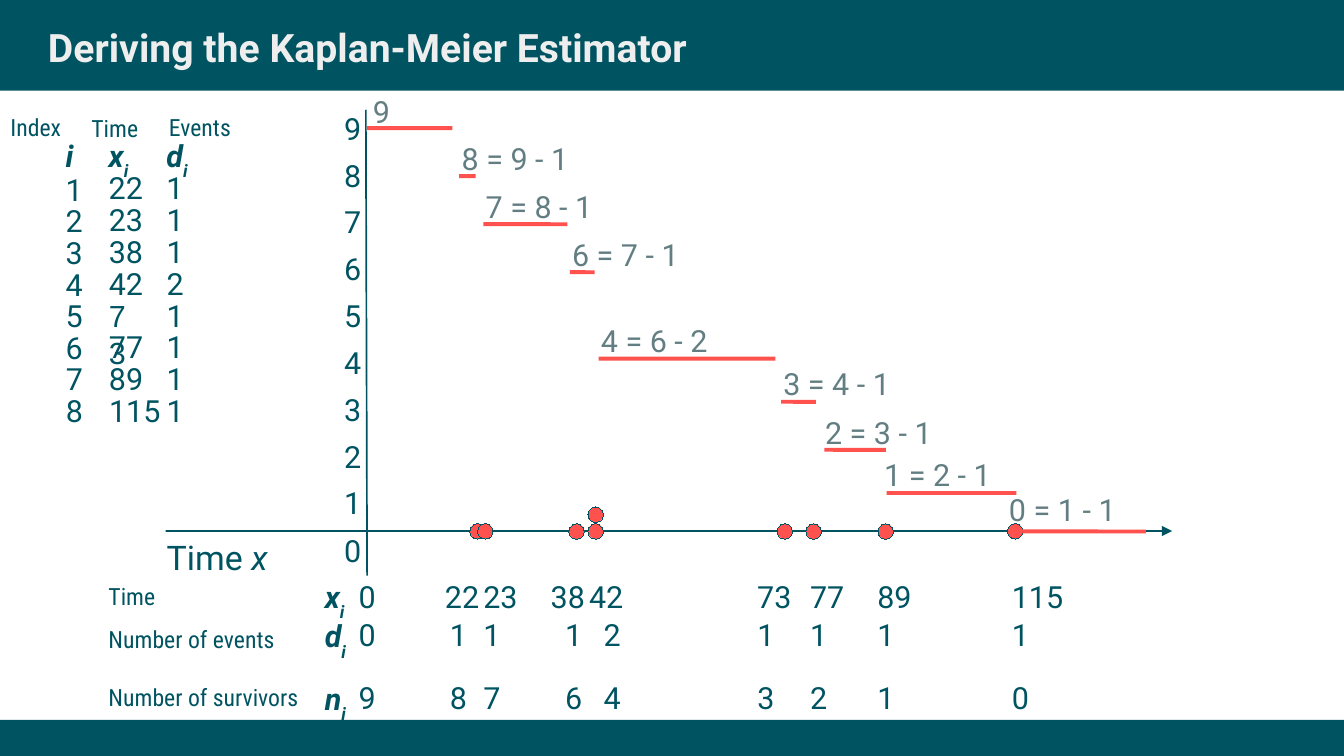
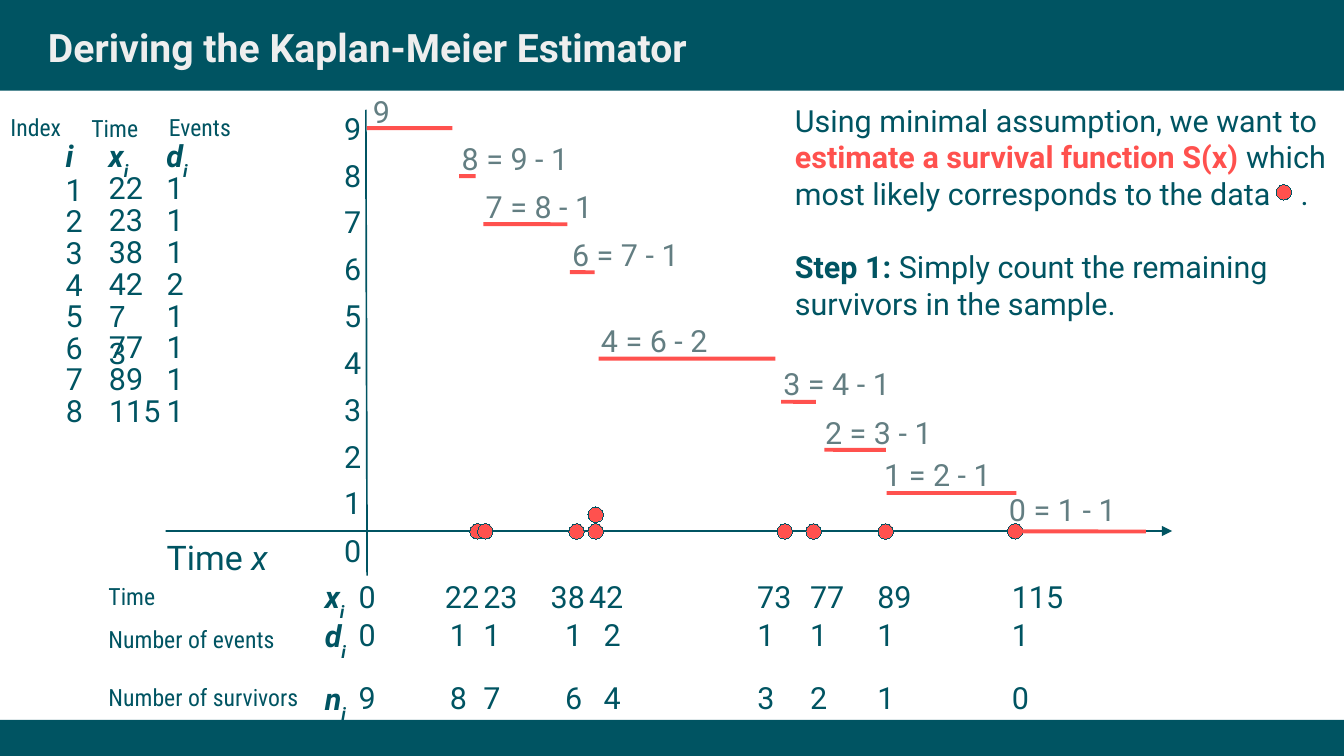
Before and after one commit to jschoeley/survival_analysis-ur-ss22, a slide deck: slide 13 of 06-the_kaplan_meier_estimator/doc/06-the_kaplan_meier_estimator.odp. Drawn at 1344x756 pixels with LibreOffice and Linux fonts; fonts in the diff are those of the drawing. Boxes give left, top, right and bottom in pixels: in the first picture for what was removed or moved away, otherwise in the second. Text is boxed around its words. In the diff, an @@ line names an element or a change of style, - is before the commit and + after.

```diff
--- a/06-the_kaplan_meier_estimator/doc/06-the_kaplan_meier_estimator.odp
+++ b/06-the_kaplan_meier_estimator/doc/06-the_kaplan_meier_estimator.odp
@@ text added at [795,109,1326,322], 18 pt, text #005462 @@
+Using minimal assumption, we want to
+estimate a survival function S(x) which
+most likely corresponds to the data .
+Step 1: Simply count the remaining
+survivors in the sample.
@@ ellipse added at [1276,184,1292,200], fill #FF514E, outline #005462 0 pt @@
```
Also in this commit, not shown: 14 other slides changed, 5 other files.
